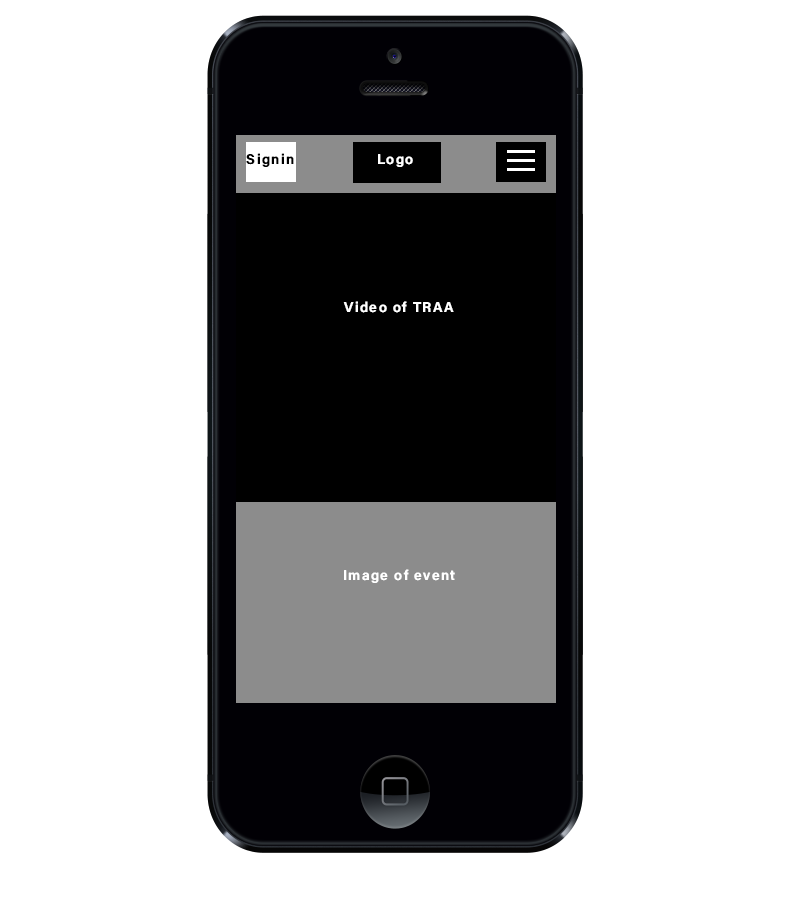
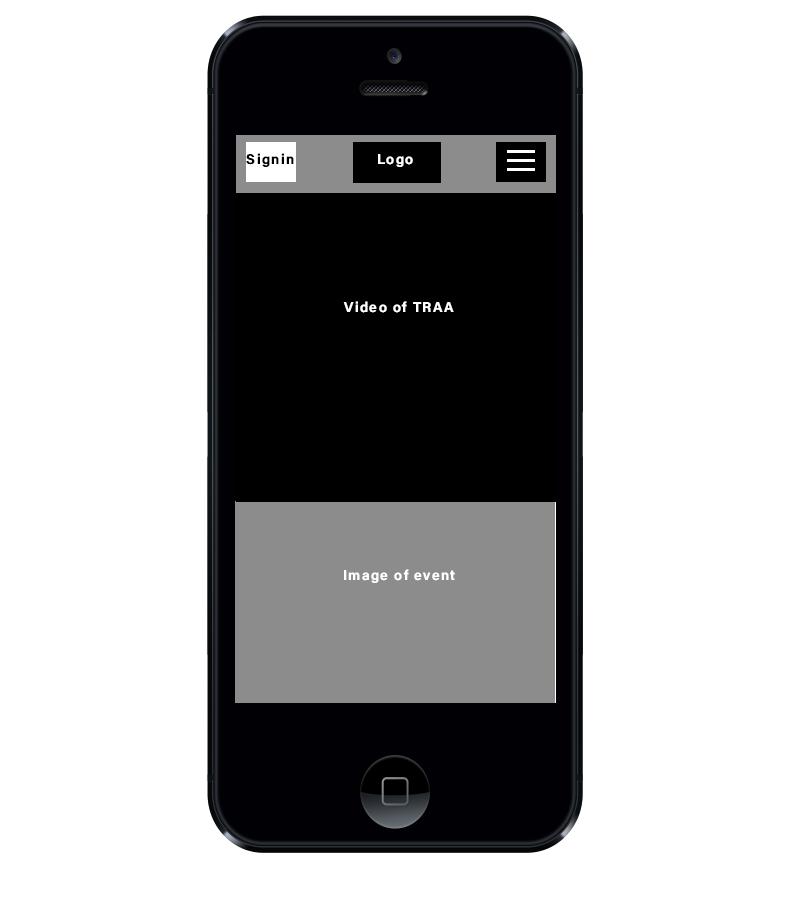
Layered file, before and after one edit (w=800, h=900). Changes by layer:
painted on "event" (1st of 3, in "mb past event" › "1") over [235, 501, 556, 703]
